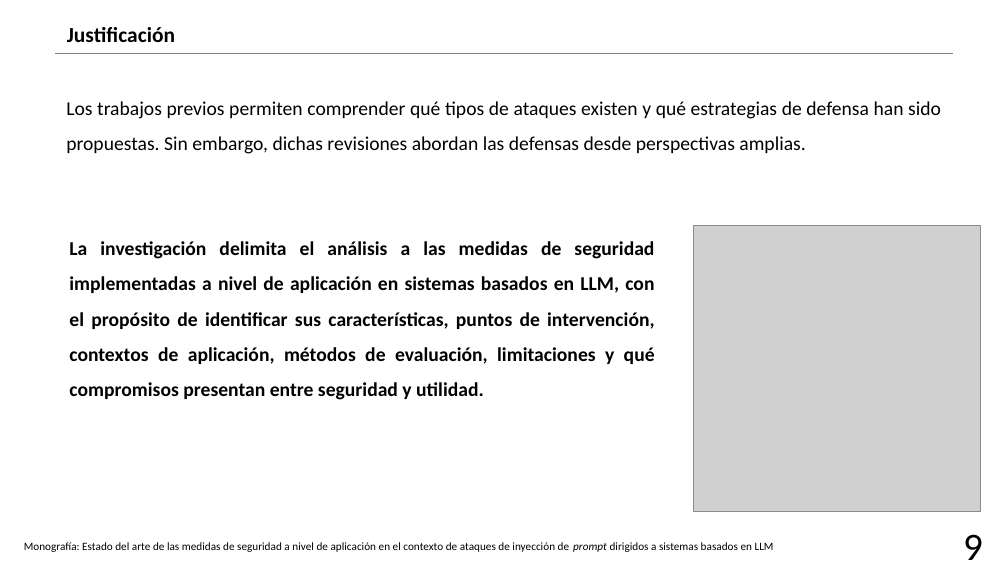
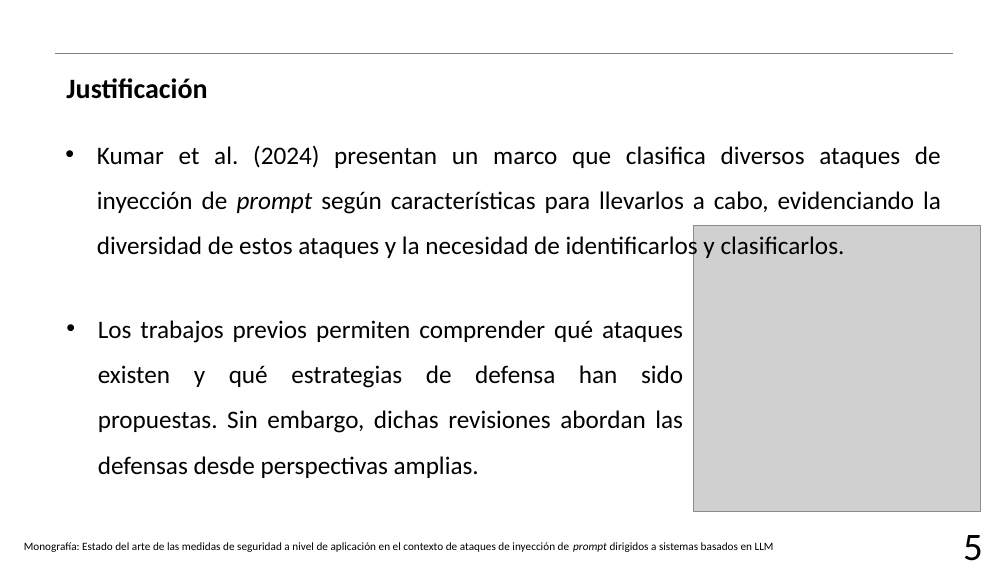
Before and after one commit to AJRx26/semestreVII, a slide deck: slide 6 of proyectoguiado/protocoloRSL/18(RSL)_NunezSanchezAbraham.pptx (slide 5 before the commit). Drawn at 1008x567 pixels with LibreOffice and Linux fonts; fonts in the diff are those of the drawing; grey boxes stand for pictures; background and template pictures are left out. Boxes give left, top, right and bottom in pixels: in the first picture for what was removed or moved away, otherwise in the second. Text is boxed around its words. In the diff, an @@ line names an element or a change of style, - is before the commit and + after.

```diff
--- a/proyectoguiado/protocoloRSL/18(RSL)_NunezSanchezAbraham.pptx
+++ b/proyectoguiado/protocoloRSL/18(RSL)_NunezSanchezAbraham.pptx
@@ text "Justificación": place and size @@
-text "Justificación" at [67,27,175,42]
+text "Justificación" at [66,78,207,99]
@@ text "Justificación" at [66,78,207,99]: size 15.3 to 20 pt; indent changed; line spacing 1.11 to 1.21; more space between paragraphs @@
@@ text added at [97,145,941,261], 18 pt, text #000000 @@
+• Kumar et al. (2024) presentan un marco que clasifica diversos ataques de inyección de prompt según características para llevarlos a cabo, evidenciando la diversidad de estos ataques y la necesidad de identificarlos y clasificarlos.
@@ text removed at [69,241,655,400] @@
-La investigación delimita el análisis a las medidas de seguridad implementadas a nivel de aplicación en sistemas basados en LLM, con el propósito de identificar sus características, puntos de intervención, contextos de aplicación, métodos de evaluación, limitaciones y qué compromisos presentan entre seguridad y utilidad.
@@ text at [98,320,683,478]: text changed; size 14 to 18 pt @@
-Los trabajos previos permiten comprender qué tipos de ataques existen y qué estrategias de defensa han sido propuestas. Sin embargo, dichas revisiones abordan las defensas desde perspectivas amplias.
+• Los trabajos previos permiten comprender qué ataques existen y qué estrategias de defensa han sido propuestas. Sin embargo, dichas revisiones abordan las defensas desde perspectivas amplias.
@@ text at [963,535,983,561]: text changed @@
-9
+5
```
Also in this commit, not shown: 16 other slides changed, 6 slides added, 1 slide removed, 5 other files.
